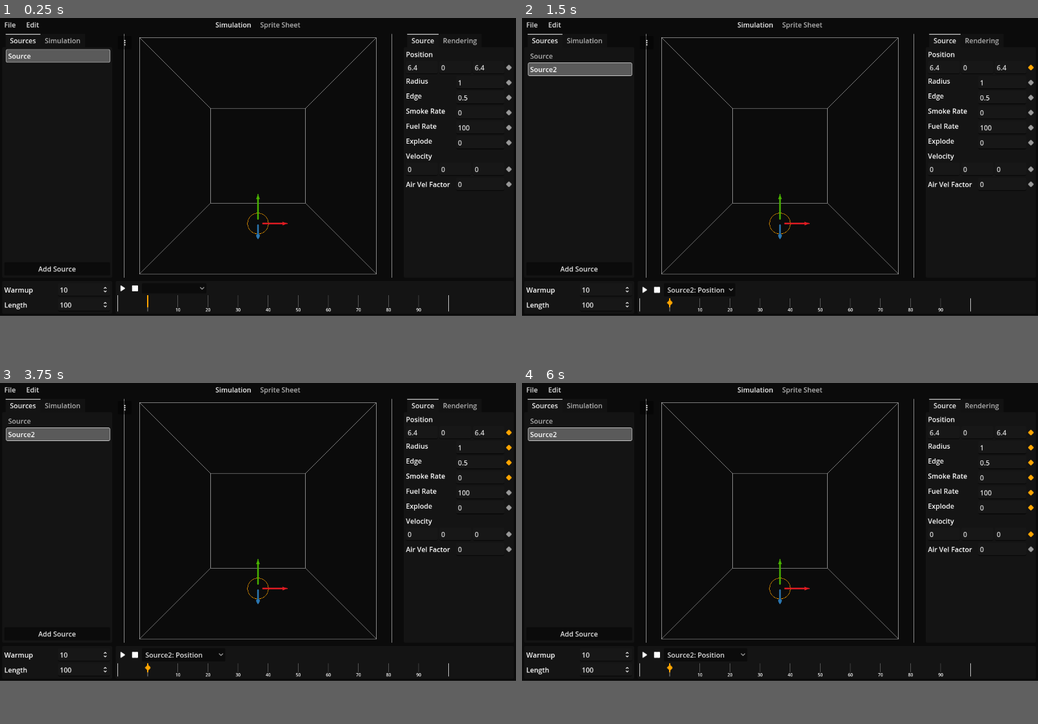
Above: before the commit, frames 1-4 (two rows, left to right).
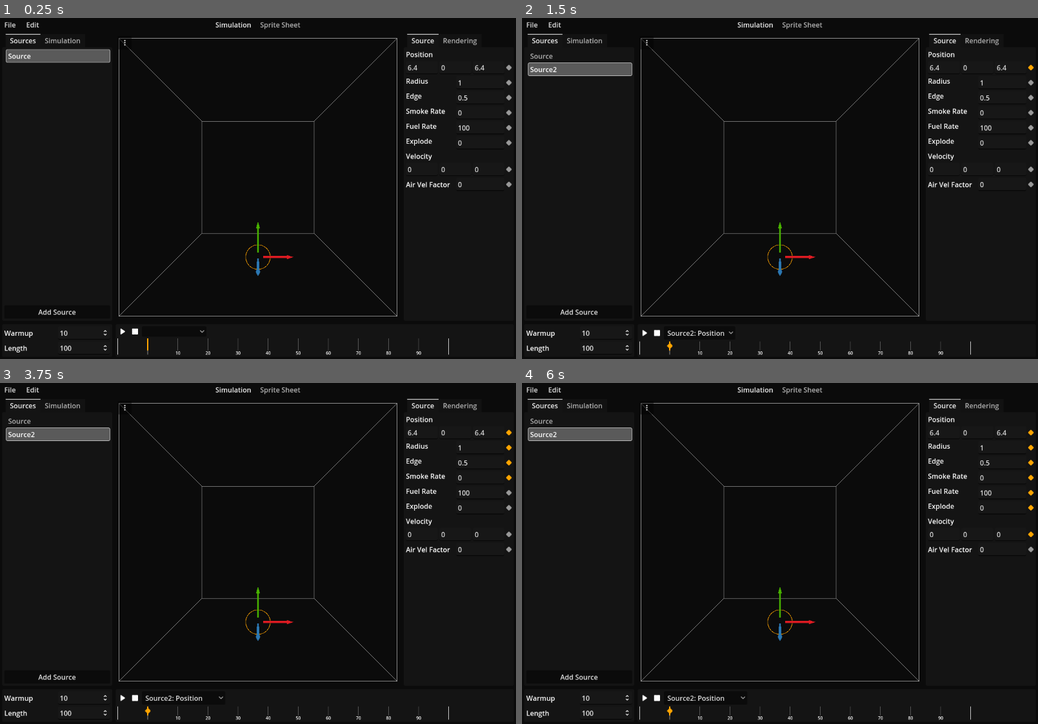
Above: after the commit, the same moments.

Repository: krokoschlange/Inferno3D
Game: Godot game, scene res://editor/main_editor.tscn
Two runs of this game, one before a commit and one after it. Both use one fixed random seed, a clock stepped at 60 frames per second and the inputs below.
Inputs (mouse positions are in pixels of both pictures, inside the frame that each line leads up to; where the layout moved, square brackets give the same spot in the first picture):
- Up to frame 1 (0.25 s): no input
- Up to frame 2 (1.5 s): click "Add Source" at 0.5 s; click (1032, 62) [1032, 69] at 1.25 s
- Up to frame 3 (3.75 s): click (510, 437) [510, 447] at 2 s; click (510, 451) [510, 461] at 2.75 s; click (510, 464) [510, 478] at 3.5 s
- Up to frame 4 (6 s): click (1032, 478) [1032, 492] at 4.25 s; click (1032, 492) [1032, 509] at 5 s; click (1032, 515) [1032, 533] at 5.75 s
In our replay, the window is 800x466 before the commit and 800x533 after it. These sizes can differ from the game's own. Grey fills any space a smaller window leaves; there, only what the larger window draws over its background counts as a difference.

The runs differ from the first frame. In frame 1, 2.7% of the frame differs, in the area x 0-99%, y 4-99%; in frame 2, 2.9%; in frame 3, 2.9%; in frame 4, 2.9%, in the area x 0-100%, y 4-99%.
Error before the commit: Cannot call method 'sampler_create' on a null value. (res://simulation/fluids.gd:239)
Error after the commit: Cannot call method 'sampler_create' on a null value. (res://simulation/fluids.gd:262)

Commit message:
add gradient editor to main scene

Diff:
--- a/editor/blackbody_lut_editor.gd
+++ b/editor/blackbody_lut_editor.gd
@@ -1,15 +1,24 @@
 class_name BlackbodyLUTEditor
 extends Control
 
+signal gradient_changed(new_gradient: Gradient)
+signal action_complete(new_gradient: Gradient, old_gradient: Gradient)
 
-@export var lut: GradientTexture1D
+@export var lut := GradientTexture1D.new()
 
-@onready var float_editor: FloatEditor = $VBoxContainer/GridContainer/FloatEditor
-@onready var color_picker: CustomColorPickerButton = $VBoxContainer/GridContainer/CustomColorPickerButton
-@onready var gradient_editor: GradientEditor = $VBoxContainer/GradientEditor
+@onready var float_editor: FloatEditor = $GridContainer/FloatEditor
+@onready var color_picker: CustomColorPickerButton = $GridContainer/CustomColorPickerButton
+@onready var gradient_editor: GradientEditor = $GradientEditor
 
 @export var temp_range: Vector2
 
+var gradient: Gradient:
+	set(value):
+		lut.gradient = value.duplicate()
+		update()
+	get():
+		return lut.gradient
+var previous_gradient: Gradient
 
 # Called when the node enters the scene tree for the first time.
 func _ready() -> void:
@@ -22,7 +31,20 @@
 		)
 	gradient_editor.point_moved.connect(func (point: int, offset: float) -> void:
 		var temp: float = remap(offset, 0, 1, temp_range.x, temp_range.y)
-		float_editor.set_value_no_signal(temp))
+		float_editor.set_value_no_signal(temp)
+		gradient_changed.emit(gradient))
+
+
+	gradient_editor.action_start.connect(func () -> void:
+		previous_gradient = lut.gradient.duplicate())
+	gradient_editor.drag_ended.connect(func () -> void:
+		action_complete.emit(lut.gradient.duplicate(), previous_gradient))
+	gradient_editor.point_added.connect(func (point: int) -> void:
+		gradient_changed.emit(lut.gradient.duplicate())
+		action_complete.emit(lut.gradient.duplicate(), previous_gradient))
+	gradient_editor.point_removed.connect(func (point: int) -> void:
+		gradient_changed.emit(lut.gradient.duplicate())
+		action_complete.emit(lut.gradient.duplicate(), previous_gradient))
 
 	float_editor.min_value = temp_range.x
 	float_editor.max_value = temp_range.y
@@ -30,12 +52,20 @@
 	float_editor.value_changed.connect(func (new_value: float) -> void:
 		var offset: float = remap(new_value, temp_range.x, temp_range.y, 0, 1)
 		gradient_editor.move_point(gradient_editor.selected, offset))
+	float_editor.action_start.connect(func () -> void: previous_gradient = lut.gradient.duplicate())
+	float_editor.action_complete.connect(func (new_value: float, old_value: float) -> void:
+		action_complete.emit(lut.gradient.duplicate(), previous_gradient))
 
 	color_picker.color_changed.connect(func (new_color: Color) -> void:
 		lut.gradient.set_color(gradient_editor.selected, new_color)
-		gradient_editor.queue_redraw())
+		gradient_editor.queue_redraw()
+		gradient_changed.emit(gradient))
+
+	color_picker.pressed.connect(func () -> void: previous_gradient = lut.gradient.duplicate())
+	color_picker.action_complete.connect(func (new_color: Color, old_color: Color) -> void:
+		action_complete.emit(lut.gradient.duplicate(), previous_gradient))
 
 
-# Called every frame. 'delta' is the elapsed time since the previous frame.
-func _process(delta: float) -> void:
-	pass
+func update() -> void:
+	gradient_editor.queue_redraw()
+	gradient_editor.point_selected.emit(gradient_editor.selected)
--- a/editor/blackbody_lut_editor.tscn
+++ b/editor/blackbody_lut_editor.tscn
@@ -1,56 +1,46 @@
-[gd_scene load_steps=6 format=3 uid="uid://dvwu6expqpnhf"]
+[gd_scene load_steps=5 format=3 uid="uid://dvwu6expqpnhf"]
 
 [ext_resource type="Script" path="res://editor/float_editor.gd" id="1_a1yr6"]
 [ext_resource type="Script" path="res://editor/blackbody_lut_editor.gd" id="1_xxqhd"]
-[ext_resource type="Texture2D" uid="uid://c6jdg7t0i0n61" path="res://simulation/blackbody_gradient.tres" id="2_la7tj"]
 [ext_resource type="Script" path="res://editor/custom_color_picker_button.gd" id="2_u8pw1"]
 [ext_resource type="Script" path="res://editor/gradient_editor.gd" id="5_t0tm6"]
 
-[node name="BlackbodyLUTEditor" type="Control"]
-layout_mode = 3
+[node name="BlackbodyLUTEditor" type="VBoxContainer"]
 anchors_preset = 15
 anchor_right = 1.0
 anchor_bottom = 1.0
 grow_horizontal = 2
 grow_vertical = 2
 script = ExtResource("1_xxqhd")
-lut = ExtResource("2_la7tj")
 temp_range = Vector2(0, 10000)
 
-[node name="VBoxContainer" type="VBoxContainer" parent="."]
-layout_mode = 1
-anchors_preset = 15
-anchor_right = 1.0
-anchor_bottom = 1.0
-grow_horizontal = 2
-grow_vertical = 2
-
-[node name="GridContainer" type="GridContainer" parent="VBoxContainer"]
+[node name="GridContainer" type="GridContainer" parent="."]
 layout_mode = 2
 columns = 2
 
-[node name="FloatEditor" type="LineEdit" parent="VBoxContainer/GridContainer"]
+[node name="FloatEditor" type="LineEdit" parent="GridContainer"]
 layout_mode = 2
 size_flags_horizontal = 3
 script = ExtResource("1_a1yr6")
 accuracy = 10.0
 drag_speed = 10.0
 
-[node name="CustomColorPickerButton" type="ColorPickerButton" parent="VBoxContainer/GridContainer"]
+[node name="CustomColorPickerButton" type="ColorPickerButton" parent="GridContainer"]
 layout_mode = 2
 size_flags_horizontal = 3
 script = ExtResource("2_u8pw1")
 
-[node name="GradientEditor" type="MarginContainer" parent="VBoxContainer"]
+[node name="GradientEditor" type="MarginContainer" parent="."]
+z_index = 1
+custom_minimum_size = Vector2(0, 30)
 layout_mode = 2
-size_flags_vertical = 3
 theme_override_constants/margin_left = 5
 theme_override_constants/margin_top = 5
 theme_override_constants/margin_right = 5
 theme_override_constants/margin_bottom = 5
 script = ExtResource("5_t0tm6")
 
-[node name="TextureRect" type="TextureRect" parent="VBoxContainer/GradientEditor"]
+[node name="TextureRect" type="TextureRect" parent="GradientEditor"]
 z_index = -1
 layout_mode = 2
 size_flags_vertical = 3
--- a/editor/file_io.gd
+++ b/editor/file_io.gd
@@ -31,6 +31,8 @@
 	file.set_value("Rendering", "smoke_color", smoke_sim.smoke_color)
 	file.set_value("Rendering", "scatter_factor", smoke_sim.scatter_factor)
 	file.set_value("Rendering", "emission_intensity", smoke_sim.emission_intensity)
+	file.set_value("Rendering", "blackbody_lut_offsets", smoke_sim.blackbody_lut.offsets)
+	file.set_value("Rendering", "blackbody_lut_colors", smoke_sim.blackbody_lut.colors)
 	file.set_value("Rendering", "light_direction", smoke_sim.light_direction)
 	file.set_value("Rendering", "light_color", smoke_sim.light_color)
 	file.set_value("Rendering", "ambient_light", smoke_sim.ambient_light)
@@ -113,6 +115,11 @@
 	smoke_sim.smoke_color = file.get_value("Rendering", "smoke_color", Color.WHITE)
 	smoke_sim.scatter_factor = file.get_value("Rendering", "scatter_factor", 0.5)
 	smoke_sim.emission_intensity = file.get_value("Rendering", "emission_intensity", 0.3)
+	var blackbody_lut: Gradient = (load("res://simulation/blackbody_gradient.tres") as GradientTexture1D).gradient.duplicate()
+	blackbody_lut.offsets = file.get_value("Rendering", "blackbody_lut_offsets", blackbody_lut.offsets)
+	blackbody_lut.colors = file.get_value("Rendering", "blackbody_lut_colors", blackbody_lut.colors)
+	smoke_sim.blackbody_lut = blackbody_lut
+
 	smoke_sim.light_direction = file.get_value("Rendering", "light_direction", Vector3(0, -1, 0))
 	smoke_sim.light_color = file.get_value("Rendering", "light_color", Color.WHITE)
 	smoke_sim.ambient_light = file.get_value("Rendering", "ambient_light", Color(0.148, 0.148, 0.148, 1))
--- a/editor/gradient_editor.gd
+++ b/editor/gradient_editor.gd
@@ -3,6 +3,8 @@
 
 signal point_selected(point: int)
 signal point_moved(point: int, pos: float)
+signal action_start()
+signal drag_ended()
 signal point_added(point: int)
 signal point_removed(point: int)
 
@@ -12,6 +14,7 @@
 		texture_rect.texture = texture
 var selected: int = 0
 var dragging: bool = false
+var was_dragging: bool = false
 
 @onready var texture_rect: TextureRect = $TextureRect
 
@@ -25,11 +28,15 @@
 		var center_x: float = texture_rect.size.x * offset + get_theme_constant("margin_left")
 		var width: float = 10
 		var rect := Rect2(center_x - width * 0.5, 0, width, size.y)
-		draw_rect(rect, col, true, -1, true)
-		draw_rect(rect, Color.BLACK, false, 3, true)
+		draw_rect(rect, col, true, -1, false)
+		draw_rect(rect, Color.BLACK, false, 2, true)
 		var border_col := Color(0.6, 0.6, 0.6)
 		if i == selected:
 			border_col = Color.WHITE
+		rect.position.x += 1
+		rect.position.y += 1
+		rect.size.x -= 2
+		rect.size.y -= 2
 		draw_rect(rect, border_col, false, 1, true)
 
 
@@ -41,7 +48,7 @@
 				var offset: float = grad.get_offset(i)
 
 				var center_x: float = texture_rect.size.x * offset + get_theme_constant("margin_left")
-				var width: float = 10
+				var width: float = 12
 				var rect := Rect2(center_x - width * 0.5, 0, width, size.y)
 
 				if rect.has_point(event.position):
@@ -55,6 +62,7 @@
 			if offset < 0.0 or offset > 1.0:
 				return
 
+			action_start.emit()
 			grad.add_point(offset, Color.BLACK)
 			var index: int = 0
 			for i: int in grad.get_point_count():
@@ -68,7 +76,12 @@
 
 		elif event.button_index == MOUSE_BUTTON_LEFT and not event.pressed:
 			dragging = false
+			if was_dragging:
+				drag_ended.emit()
+				was_dragging = false
 		elif event.button_index == MOUSE_BUTTON_RIGHT and event.pressed:
+			if grad.get_point_count() <= 1:
+				return
 			for i: int in grad.get_point_count():
 				var offset: float = grad.get_offset(i)
 
@@ -77,15 +90,21 @@
 				var rect := Rect2(center_x - width * 0.5, 0, width, size.y)
 
 				if rect.has_point(event.position):
+					action_start.emit()
 					grad.remove_point(i)
 					queue_redraw()
 					point_removed.emit(i)
+					selected = clampi(selected, 0, grad.get_point_count() - 1)
+					point_selected.emit(selected)
 					return
 	elif event is InputEventMouseMotion:
 		if dragging:
+			if not was_dragging:
+				action_start.emit()
 			var offset: float = (event.global_position.x - texture_rect.global_position.x) / texture_rect.size.x
 			offset = clampf(offset, 0, 1)
 			move_point(selected, offset)
+			was_dragging = true
 
 
 func move_point(point: int, offset: float) -> int:
--- a/editor/main_editor.tscn
+++ b/editor/main_editor.tscn
@@ -26,6 +26,7 @@
 [ext_resource type="Texture2D" uid="uid://b1vde4gc0eucc" path="res://editor/graphics/play.svg" id="16_icxom"]
 [ext_resource type="Texture2D" uid="uid://c0m65x1vlgx55" path="res://editor/graphics/pause.svg" id="17_qf436"]
 [ext_resource type="Texture2D" uid="uid://oqhwjuvej85e" path="res://editor/graphics/stop.svg" id="18_2rivi"]
+[ext_resource type="PackedScene" uid="uid://dvwu6expqpnhf" path="res://editor/blackbody_lut_editor.tscn" id="20_dgghf"]
 
 [sub_resource type="StyleBoxFlat" id="StyleBoxFlat_2vlov"]
 content_margin_left = 8.0
@@ -531,7 +532,7 @@
 [node name="SubViewport" type="SubViewport" parent="MarginContainer/TabContainer/Simulation/Simulation/HSplitContainer/Control/SubViewportContainer"]
 transparent_bg = true
 handle_input_locally = false
-size = Vector2i(662, 568)
+size = Vector2i(662, 668)
 render_target_update_mode = 4
 
 [node name="RenderScene" parent="MarginContainer/TabContainer/Simulation/Simulation/HSplitContainer/Control/SubViewportContainer/SubViewport" instance=ExtResource("1_nucwn")]
@@ -894,6 +895,9 @@
 inactive_texture = ExtResource("10_p5ijg")
 keyframe_texture = ExtResource("8_borjp")
 active_texture = ExtResource("7_m5c0e")
+
+[node name="BlackbodyLUTEditor" parent="MarginContainer/TabContainer/Simulation/Simulation/HSplitContainer/TabContainer/Rendering/VBoxContainer" instance=ExtResource("20_dgghf")]
+layout_mode = 2
 
 [node name="LightDirLabel" type="Label" parent="MarginContainer/TabContainer/Simulation/Simulation/HSplitContainer/TabContainer/Rendering/VBoxContainer"]
 layout_mode = 2
--- a/editor/rendering_settings.gd
+++ b/editor/rendering_settings.gd
@@ -13,6 +13,7 @@
 @onready var smoke_color_editor: CustomColorPickerButton = $VBoxContainer/GridContainer/SmokeColorEditor
 @onready var scatter_factor_editor: FloatEditor = $VBoxContainer/GridContainer/ScatterFactorEditor
 @onready var emission_editor: FloatEditor = $VBoxContainer/GridContainer/EmissionEditor
+@onready var blackbody_lut_editor: BlackbodyLUTEditor = $VBoxContainer/BlackbodyLUTEditor
 @onready var light_dir_editor: Vector3Editor = $VBoxContainer/HBoxContainer2/LightDirEditor
 @onready var light_color_editor: CustomColorPickerButton = $VBoxContainer/GridContainer2/LightColorEditor
 @onready var ambient_color_editor: CustomColorPickerButton = $VBoxContainer/GridContainer2/AmbientColorEditor
@@ -79,6 +80,11 @@
 	emission_editor.action_complete.connect(func (new_value: float, old_value: float) -> void:
 		EditHistory.submit_object_actions([smoke_sim], "emission_intensity", [old_value], [new_value], update_ui))
 
+	blackbody_lut_editor.gradient_changed.connect(func (new_gradient: Gradient) -> void:
+		smoke_sim.blackbody_lut = new_gradient)
+	blackbody_lut_editor.action_complete.connect(func (new_gradient: Gradient, old_gradient: Gradient) -> void:
+		EditHistory.submit_object_actions([smoke_sim], "blackbody_lut", [old_gradient], [new_gradient], update_ui))
+
 	light_dir_editor.value_changed.connect(func (new_value: Vector3) -> void:
 		smoke_sim.light_direction = new_value
 		AnimationHandler.update_keyframe(smoke_sim, "light_dir_editor"))
@@ -131,6 +137,7 @@
 	smoke_color_editor.color = smoke_sim.smoke_color
 	scatter_factor_editor.set_value_no_signal(smoke_sim.scatter_factor)
 	emission_editor.set_value_no_signal(smoke_sim.emission_intensity)
+	blackbody_lut_editor.gradient = smoke_sim.blackbody_lut
 	light_dir_editor.set_value_no_signal(smoke_sim.light_direction)
 	light_color_editor.color = smoke_sim.light_color
 	ambient_color_editor.color = smoke_sim.ambient_light
--- a/project.godot
+++ b/project.godot
@@ -29,7 +29,7 @@
 [display]
 
 window/size/viewport_width=1200
-window/size/viewport_height=700
+window/size/viewport_height=800
 
 [input]
 
--- a/simulation/fluids.gd
+++ b/simulation/fluids.gd
@@ -87,6 +87,18 @@
 		emission_intensity = value
 		fog_mat.set_shader_parameter("emission_intensity", emission_intensity)
 		emission_mat.set_shader_parameter("emission_intensity", emission_intensity)
+var blackbody_lut_texture := GradientTexture1D.new():
+	set(value):
+		blackbody_lut_texture = value
+		fog_mat.set_shader_parameter("blackbody_lut", blackbody_lut_texture)
+		emission_mat.set_shader_parameter("blackbody_lut", blackbody_lut_texture)
+var blackbody_lut: Gradient = (load("res://simulation/blackbody_gradient.tres") as GradientTexture1D).gradient.duplicate():
+	set(value):
+		blackbody_lut = value
+		var tex := GradientTexture1D.new()
+		tex.gradient = blackbody_lut
+		blackbody_lut_texture = tex
+
 var light_direction := Vector3(0, -1, 0):
 	set(value):
 		light_direction = value
@@ -133,6 +145,17 @@
 
 func _ready() -> void:
 	print("ready")
+	smoke_color = smoke_color
+	scatter_factor = scatter_factor
+	emission_intensity = emission_intensity
+	blackbody_lut = blackbody_lut
+	light_direction = light_direction
+	light_color = light_color
+	ambient_light = ambient_light
+	normal_strength = normal_strength
+	normal_smoothness = normal_smoothness
+	velocity_map_strength = velocity_map_strength
+
 	var mesh := BoxMesh.new()
 	mesh.size = Vector3(1, 1, 1)
 	volume.mesh = mesh
Not shown: 1 places in editor/main_editor.tscn that only renumber resources
